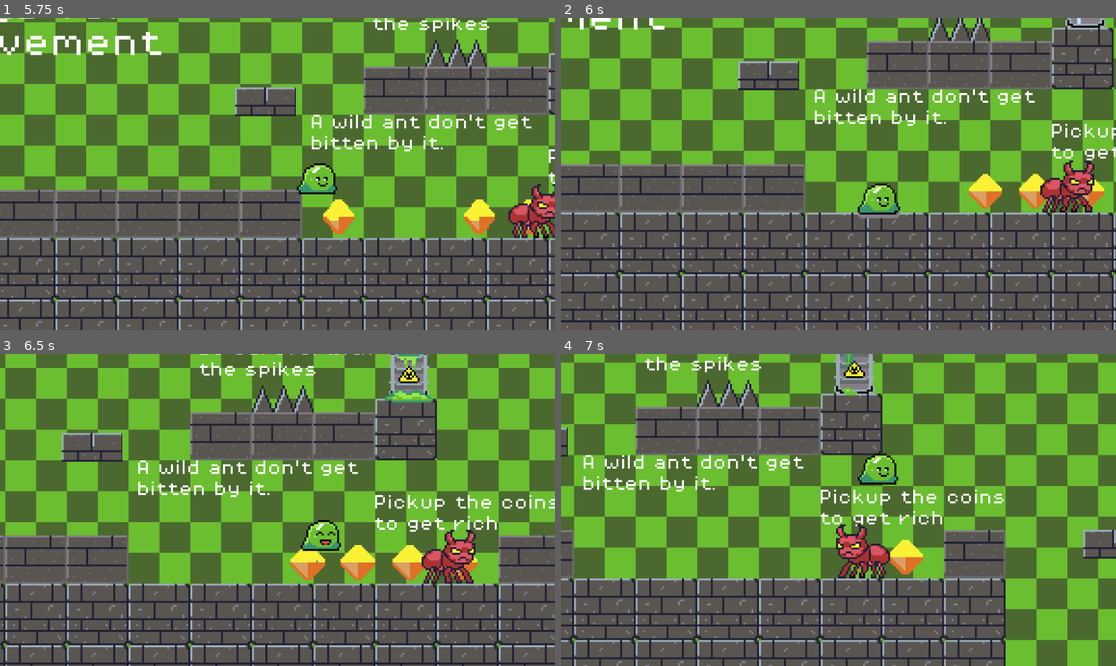
Above: before the commit, frames 1-4 (two rows, left to right).
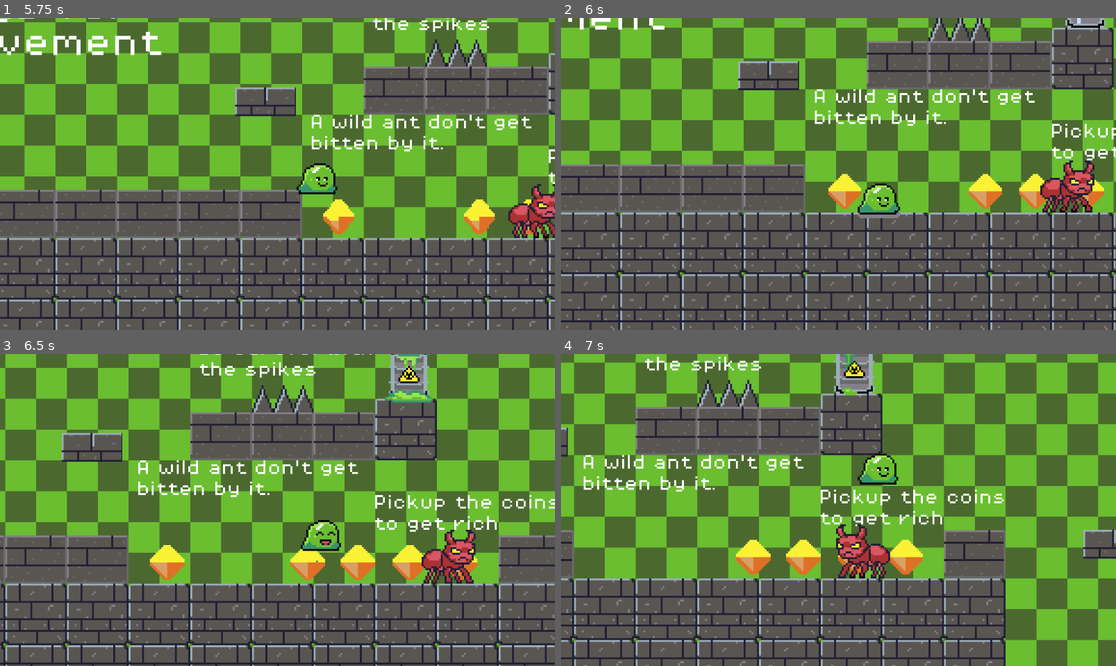
Above: after the commit, the same moments.

Repository: ShwetaShaw76/CorruptionLab
Game: Godot game, scene res://scenes/game.tscn
Two runs of this game, one before a commit and one after it. Both use one fixed random seed, a clock stepped at 60 frames per second and the inputs below.
Inputs:
- Up to frame 1 (5.75 s): tap Enter at 0.5 s; hold D (move_right) 0.53-2.03 s; tap Space (jump) at 0.77, 1.52, 3.02, 3.77, 4.52 s; hold A (move_left) 2.03-4.28 s; hold D (move_right) from 4.28 s (still down)
- Up to frame 2 (6 s): keep holding D (move_right)
- Up to frame 3 (6.5 s): keep holding D (move_right); tap Space (jump) at 6.02 s
- Up to frame 4 (7 s): keep holding D (move_right); tap Space (jump) at 6.77 s

Frame 1 is identical in both runs. In frame 2, 0.4% of the frame differs, in the area x 48-55%, y 49-62%; in frame 3, 0.5%; in frame 4, 1.0%, in the area x 31-55%, y 59-71%.

Commit message:
some changes made

Diff:
--- /dev/null
+++ b/default_bus_layout.tres
@@ -0,0 +1,15 @@
+[gd_resource type="AudioBusLayout" format=3 uid="uid://cnhs7s1k5s28x"]
+
+[resource]
+bus/1/name = &"music"
+bus/1/solo = false
+bus/1/mute = false
+bus/1/bypass_fx = false
+bus/1/volume_db = -5.04538
+bus/1/send = &"Master"
+bus/2/name = &"SFX"
+bus/2/solo = false
+bus/2/mute = false
+bus/2/bypass_fx = false
+bus/2/volume_db = 0.0
+bus/2/send = &"Master"
--- a/project.godot
+++ b/project.godot
@@ -14,6 +14,10 @@
 run/main_scene="uid://qbkgjh5v648u"
 config/features=PackedStringArray("4.4", "GL Compatibility")
 config/icon="res://icon.svg"
+
+[autoload]
+
+GameplayMusic="*res://scenes/gameplay_music.tscn"
 
 [dotnet]
 
--- a/scenes/coin.tscn
+++ b/scenes/coin.tscn
@@ -1,7 +1,8 @@
-[gd_scene load_steps=11 format=3 uid="uid://d05dabpcgeogt"]
+[gd_scene load_steps=15 format=3 uid="uid://d05dabpcgeogt"]
 
 [ext_resource type="Script" uid="uid://tvqlxm7r2oyy" path="res://scripts/coin.gd" id="1_i64fm"]
 [ext_resource type="Texture2D" uid="uid://c3eok2i72uh38" path="res://assets/sprites/coin.png" id="1_rwqht"]
+[ext_resource type="AudioStream" uid="uid://byfkmurtitti6" path="res://assets/music/coin.wav" id="3_11l1o"]
 
 [sub_resource type="AtlasTexture" id="AtlasTexture_i64fm"]
 atlas = ExtResource("1_rwqht")
@@ -56,6 +57,104 @@
 [sub_resource type="CircleShape2D" id="CircleShape2D_kfxoj"]
 radius = 7.0
 
+[sub_resource type="Animation" id="Animation_d14el"]
+resource_name = "new_animation"
+tracks/0/type = "value"
+tracks/0/imported = false
+tracks/0/enabled = true
+tracks/0/path = NodePath("CollisionShape2D:visible")
+tracks/0/interp = 1
+tracks/0/loop_wrap = true
+tracks/0/keys = {
+"times": PackedFloat32Array(-0.00999999, 0),
+"transitions": PackedFloat32Array(1, 1),
+"update": 1,
+"values": [false, false]
+}
+tracks/1/type = "value"
+tracks/1/imported = false
+tracks/1/enabled = true
+tracks/1/path = NodePath("CollisionShape2D:disabled")
+tracks/1/interp = 1
+tracks/1/loop_wrap = true
+tracks/1/keys = {
+"times": PackedFloat32Array(-0.00999999),
+"transitions": PackedFloat32Array(1),
+"update": 1,
+"values": [true]
+}
+tracks/2/type = "value"
+tracks/2/imported = false
+tracks/2/enabled = true
+tracks/2/path = NodePath("PickupSound:playing")
+tracks/2/interp = 1
+tracks/2/loop_wrap = true
+tracks/2/keys = {
+"times": PackedFloat32Array(0),
+"transitions": PackedFloat32Array(1),
+"update": 1,
+"values": [true]
+}
+tracks/3/type = "method"
+tracks/3/imported = false
+tracks/3/enabled = true
+tracks/3/path = NodePath(".")
+tracks/3/interp = 1
+tracks/3/loop_wrap = true
+tracks/3/keys = {
+"times": PackedFloat32Array(0.966667),
+"transitions": PackedFloat32Array(1),
+"values": [{
+"args": [],
+"method": &"queue_free"
+}]
+}
+
+[sub_resource type="Animation" id="Animation_11l1o"]
+length = 0.001
+tracks/0/type = "value"
+tracks/0/imported = false
+tracks/0/enabled = true
+tracks/0/path = NodePath("CollisionShape2D:visible")
+tracks/0/interp = 1
+tracks/0/loop_wrap = true
+tracks/0/keys = {
+"times": PackedFloat32Array(0),
+"transitions": PackedFloat32Array(1),
+"update": 1,
+"values": [true]
+}
+tracks/1/type = "value"
+tracks/1/imported = false
+tracks/1/enabled = true
+tracks/1/path = NodePath("CollisionShape2D:disabled")
+tracks/1/interp = 1
+tracks/1/loop_wrap = true
+tracks/1/keys = {
+"times": PackedFloat32Array(0),
+"transitions": PackedFloat32Array(1),
+"update": 1,
+"values": [false]
+}
+tracks/2/type = "value"
+tracks/2/imported = false
+tracks/2/enabled = true
+tracks/2/path = NodePath("PickupSound:playing")
+tracks/2/interp = 1
+tracks/2/loop_wrap = true
+tracks/2/keys = {
+"times": PackedFloat32Array(0),
+"transitions": PackedFloat32Array(1),
+"update": 1,
+"values": [false]
+}
+
+[sub_resource type="AnimationLibrary" id="AnimationLibrary_wnlwo"]
+_data = {
+&"RESET": SubResource("Animation_11l1o"),
+&"new_animation": SubResource("Animation_d14el")
+}
+
 [node name="coin" type="Area2D"]
 collision_mask = 2
 script = ExtResource("1_i64fm")
@@ -69,4 +168,13 @@
 [node name="CollisionShape2D" type="CollisionShape2D" parent="."]
 shape = SubResource("CircleShape2D_kfxoj")
 
+[node name="PickupSound" type="AudioStreamPlayer2D" parent="."]
+stream = ExtResource("3_11l1o")
+bus = &"SFX"
+
+[node name="AnimationPlayer" type="AnimationPlayer" parent="."]
+libraries = {
+&"": SubResource("AnimationLibrary_wnlwo")
+}
+
 [connection signal="body_entered" from="." to="." method="_on_body_entered"]
--- a/scenes/game.tscn
+++ b/scenes/game.tscn
@@ -330,6 +330,21 @@
 &"move_down": SubResource("Animation_264po")
 }
 
+[sub_resource type="Animation" id="Animation_37s47"]
+length = 0.001
+tracks/0/type = "value"
+tracks/0/imported = false
+tracks/0/enabled = true
+tracks/0/path = NodePath(".:position")
+tracks/0/interp = 1
+tracks/0/loop_wrap = true
+tracks/0/keys = {
+"times": PackedFloat32Array(0),
+"transitions": PackedFloat32Array(1),
+"update": 0,
+"values": [Vector2(2706, -49)]
+}
+
 [sub_resource type="Animation" id="Animation_5newe"]
 resource_name = "move_right"
 length = 1.5
@@ -345,21 +360,6 @@
 "transitions": PackedFloat32Array(1, 1),
 "update": 0,
 "values": [Vector2(2706, -49), Vector2(2863, -50)]
-}
-
-[sub_resource type="Animation" id="Animation_37s47"]
-length = 0.001
-tracks/0/type = "value"
-tracks/0/imported = false
-tracks/0/enabled = true
-tracks/0/path = NodePath(".:position")
-tracks/0/interp = 1
-tracks/0/loop_wrap = true
-tracks/0/keys = {
-"times": PackedFloat32Array(0),
-"transitions": PackedFloat32Array(1),
-"update": 0,
-"values": [Vector2(2706, -49)]
 }
 
 [sub_resource type="AnimationLibrary" id="AnimationLibrary_bt5mj"]
@@ -520,7 +520,6 @@
 [node name="platform9" parent="platforms" instance=ExtResource("2_u5sy4")]
 position = Vector2(2706, -49)
 rotation = 0.00311852
-scale = Vector2(1, 1)
 
 [node name="AnimationPlayer" type="AnimationPlayer" parent="platforms/platform9"]
 root_node = NodePath("../../platform9")
--- /dev/null
+++ b/scenes/gameplay_music.tscn
@@ -0,0 +1,8 @@
+[gd_scene load_steps=2 format=3 uid="uid://jekwjq0fhprs"]
+
+[ext_resource type="AudioStream" uid="uid://bn1u28dtya3jq" path="res://assets/music/gameplay.mp3" id="1_eelk5"]
+
+[node name="gameplay_music" type="AudioStreamPlayer2D"]
+stream = ExtResource("1_eelk5")
+autoplay = true
+bus = &"music"
--- a/scripts/coin.gd
+++ b/scripts/coin.gd
@@ -1,8 +1,9 @@
 extends Area2D
 
 @onready var game_manager: Node = %GameManager
+@onready var animation_player: AnimationPlayer = $AnimationPlayer
 
 
 func _on_body_entered(body) :
 	game_manager.add_point()
-	queue_free()
+	animation_player.play("new_animation")
Not shown, added: assets/music/coin.wav.import
Not shown, added: assets/music/gameplay.mp3.import
Not shown, added: assets/music/coin.wav
Not shown, added: assets/music/death.m4a
Not shown, added: assets/music/gameplay.mp3
